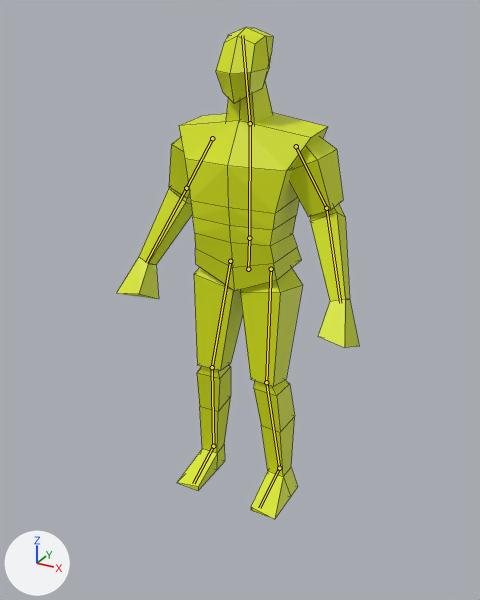
The Blender file Godot/Blender/Behold_A_Man/behold_a_man.blend as it was, and as the next commit left it.
Camera for both pictures: a 50 mm camera at (1.143, -2.069, 1.909) aimed at (0.061, -0.102, 0.925). Arrows for +X, +Y and +Z are at lower left; the lights stay in place. Both versions are drawn at frame 22 of the action 'roll'; the numbers are the values there. The bones that bend it are drawn over the model as lines. Mesh edges are drawn as thin lines.
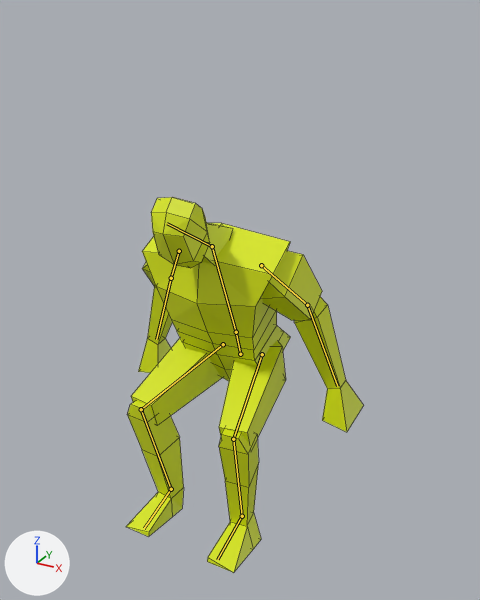
Changed parts and their boxes [x1, y1, x2, y2] in the pictures (480 x 600 px):
'Cube', posed (24% shorter): before [117, 27, 359, 519]; after [126, 197, 364, 573]
bone 'body_lower', root to tip: before (248, 269) to (249, 238); after (240, 354) to (236, 332)
bone 'body_upper', root to tip: before (249, 238) to (250, 123); after (236, 332) to (212, 246)
bone 'head', root to tip: before (250, 123) to (242, 35); after (212, 246) to (167, 223)
bone 'upperarm.l', root to tip: before (296, 146) to (326, 208); after (261, 265) to (307, 305)
bone 'lowerarm.l', root to tip: before (326, 208) to (340, 303); after (307, 305) to (337, 386)
bone 'upperarm.r', root to tip: before (212, 138) to (186, 188); after (179, 251) to (171, 278)
bone 'lowerarm.r', root to tip: before (186, 188) to (146, 262); after (171, 278) to (156, 339)

What the commit changed:
Bone 'body_lower' (bone_body_lower) moves from (0.0, -0.004, -0.078) to (0.0, -0.356, -0.047).
Bone 'body_lower' (bone_body_lower) turns from (1, 0, 0) to (23, 0, 0) degrees about its own x, y and z.
Bone 'body_upper' (bone_body_upper) turns from (0, 0, 0) to (0, 0, 1) degrees about its own x, y and z.
Bone 'head' (bone_head) turns from (-3, 0, 0) to (24, 0, 0) degrees about its own x, y and z.
Bone 'upperarm.l' (bone_upperarm_l) turns from (-1, 0, 0) to (-11, 7, -1) degrees about its own x, y and z.
Bone 'lowerarm.l' (bone_lowerarm_l) moves from (0.0, 0.0, 0.0) to (0.0, 0.0, 0.005).
Bone 'lowerarm.l' (bone_lowerarm_l) turns from (9, -3, 1) to (13, -4, 0) degrees about its own x, y and z.
Bone 'upperarm.r' (bone_upperarm_r) turns from (-1, 0, 0) to (-11, -6, 1) degrees about its own x, y and z.
Bone 'lowerarm.r' (bone_lowerarm_r) moves from (0.0, 0.0, 0.0) to (0.0, 0.0, -0.005).
Bone 'lowerarm.r' (bone_lowerarm_r) turns from (9, 3, -1) to (12, 6, -1) degrees about its own x, y and z.
Bone 'iklegpole.l' (bone_iklegpole_l) moves from (0.051, 0.0, -0.571) to (-0.029, -0.416, 0.325).
Bone 'iklegpole.l' (bone_iklegpole_l) turns from (0, 0, 0) to (-164, -10, -1) degrees about its own x, y and z.
Bone 'iklegtarget.l' (bone_iklegtarget_l) moves from (0.0, 0.0, 0.0) to (-0.009, -0.352, -0.013).
Bone 'iklegtarget.l' (bone_iklegtarget_l) turns from (0, 0, 0) to (9, 0, -1) degrees about its own x, y and z.
Bone 'iklegpole.r' (bone_iklegpole_r) moves from (-0.051, 0.0, -0.571) to (0.029, -0.416, 0.325).
Bone 'iklegpole.r' (bone_iklegpole_r) turns from (0, 0, 0) to (-164, 10, 1) degrees about its own x, y and z.
Bone 'iklegtarget.r' (bone_iklegtarget_r) moves from (0.0, 0.0, 0.0) to (-0.007, -0.352, -0.014).
Bone 'iklegtarget.r' (bone_iklegtarget_r) turns from (0, 0, 0) to (9, 0, 1) degrees about its own x, y and z.
